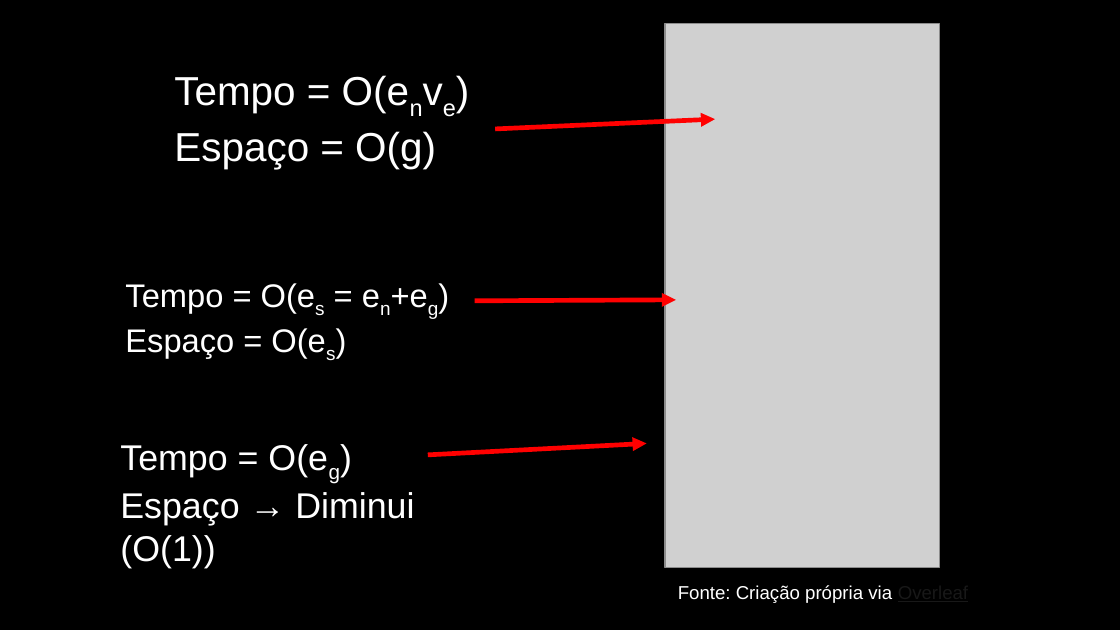
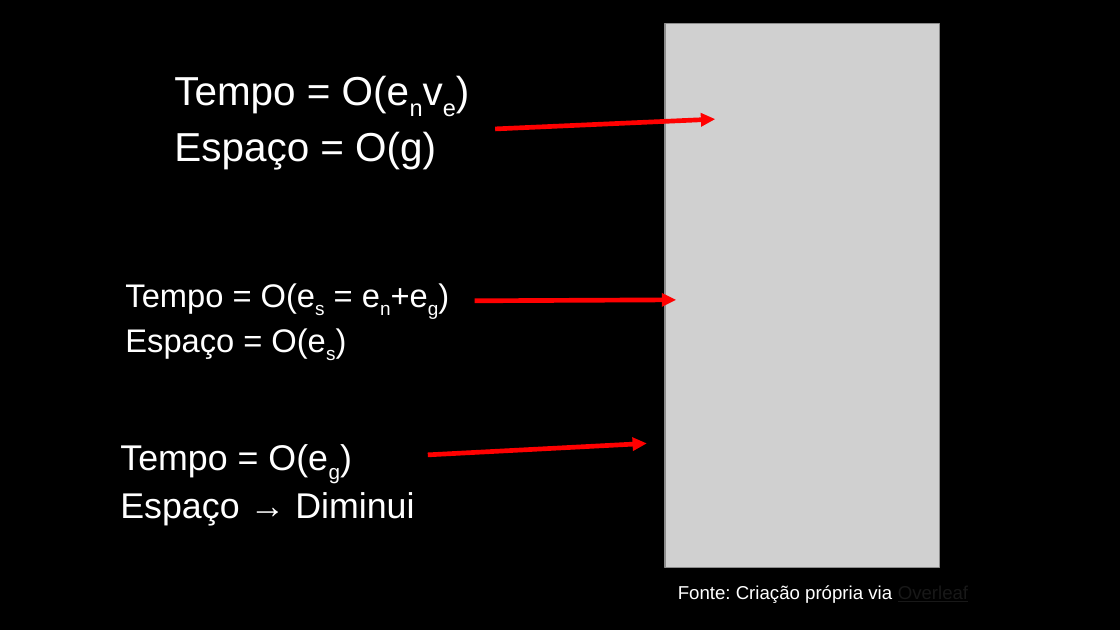
Before and after one commit to Dpbm/mestrado-aulas, a slide deck: slide 32 of algoritmos/projeto-seminario/Seminário.pptx. Drawn at 1120x630 pixels with LibreOffice and Linux fonts; fonts in the diff are those of the drawing; grey boxes stand for pictures. Boxes give left, top, right and bottom in pixels: in the first picture for what was removed or moved away, otherwise in the second. Text is boxed around its words. In the diff, an @@ line names an element or a change of style, - is before the commit and + after.

```diff
--- a/algoritmos/projeto-seminario/Seminário.pptx
+++ b/algoritmos/projeto-seminario/Seminário.pptx
@@ text at [120,492,414,526]: text changed @@
-Espaço → Diminui (O(1))
+Espaço → Diminui
```
Also in this commit, not shown: 3 other slides changed, 1 other file.
